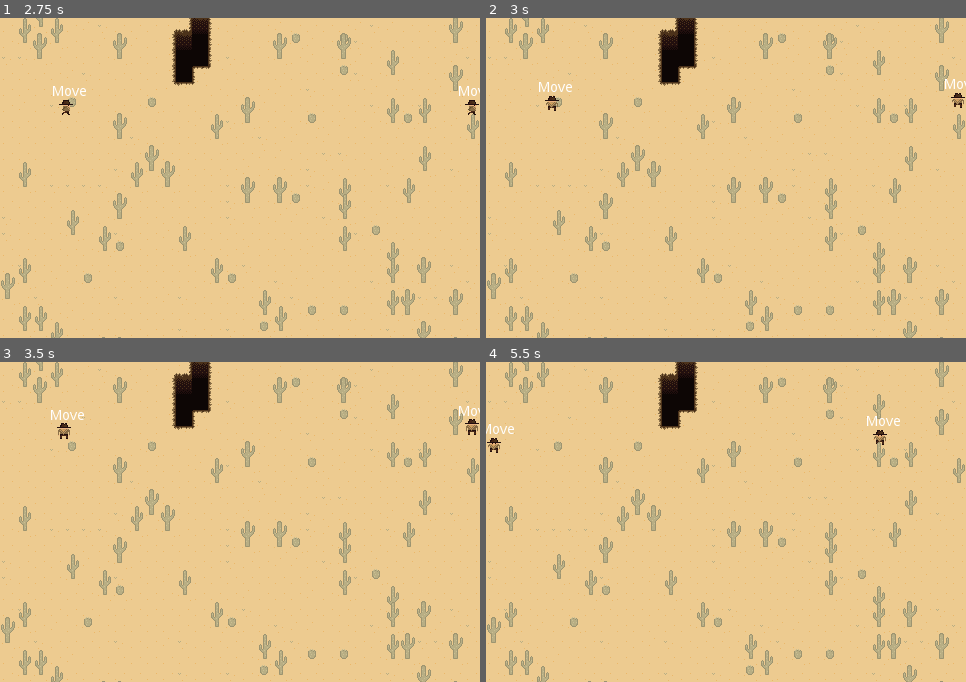
Above: before the commit, frames 1-4 (two rows, left to right).
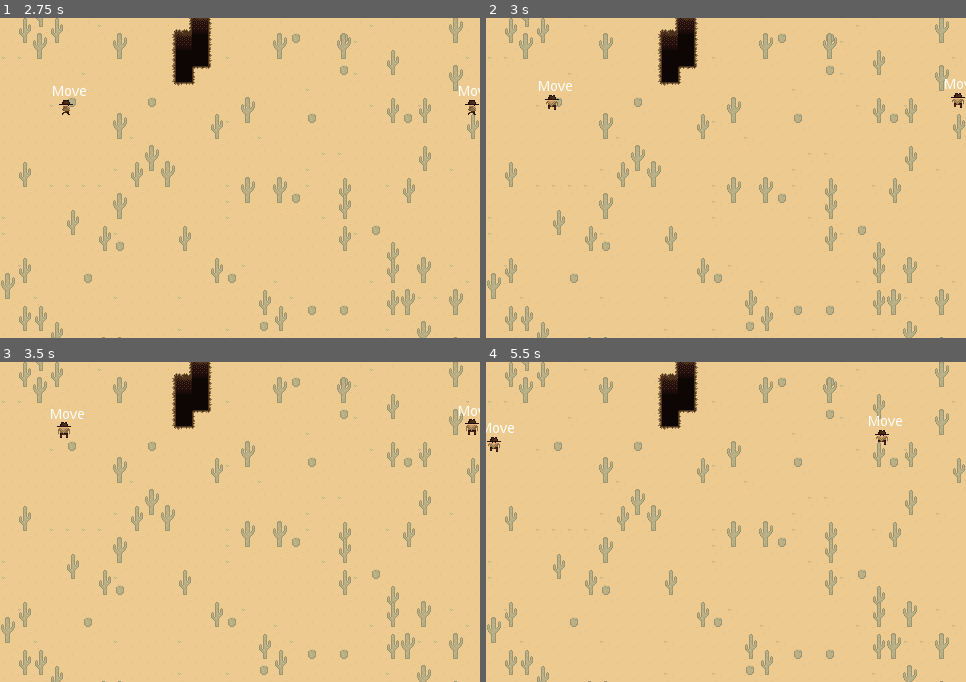
Above: after the commit, the same moments.

Repository: mikahimself/gun-fighters
Game: Godot game, scene res://scenes/World.tscn
Same seed, same stepped clock (60 frames per second), same inputs: the game is played once before the commit and once after it.
Inputs:
- Up to frame 1 (2.75 s): tap Enter at 0.5 s; hold Right (move_right) 0.53-1.28 s; hold R (draw_roads) 0.53-1.28 s; hold Down (move_down) 1.28-2.03 s; tap M (move_dash) at 1.35 s; hold Right (move_right) from 2.03 s (still down); hold 1 (simulate_damage) from 2.03 s (still down)
- Up to frame 2 (3 s): release Right (move_right) at 2.78 s; release 1 (simulate_damage) at 2.78 s; hold Up (move_up) from 2.78 s (still down); tap R (draw_roads) at 2.85 s
- Up to frame 3 (3.5 s): keep holding Up (move_up)
- Up to frame 4 (5.5 s): release Up (move_up) at 3.53 s; hold M (move_dash) 3.53-4.28 s; hold Left (move_left) 3.53-5.03 s; tap 1 (simulate_damage) at 4.35 s; hold Down (move_down) from 5.03 s (still down); hold R (draw_roads) from 5.03 s (still down)

Frame 1 is identical in both runs. In frame 2, 0.1% of the frame differs, in the area x 11-18%, y 19-30%; in frame 3, 0.2%; in frame 4, 0.4%, in the area x 0-87%, y 16-29%.

Commit message:
Fix ledge detection

Diff:
--- a/scenes/Player.tscn
+++ b/scenes/Player.tscn
@@ -8,9 +8,10 @@
 [ext_resource path="res://scripts/OnLedge.gd" type="Script" id=6]
 [ext_resource path="res://scripts/Dash.gd" type="Script" id=7]
 [ext_resource path="res://scripts/Fall.gd" type="Script" id=8]
+[ext_resource path="res://sprites/dot.png" type="Texture" id=9]
 
 [sub_resource type="CapsuleShape2D" id=1]
-radius = 2.0
+radius = 1.58353
 height = 4.0
 
 [sub_resource type="Animation" id=2]
@@ -378,7 +379,7 @@
 frame = 40
 
 [node name="CollisionShape2D" type="CollisionShape2D" parent="."]
-position = Vector2( 0, 5.5 )
+position = Vector2( -0.0835218, 6.30738 )
 rotation = 1.5708
 shape = SubResource( 1 )
 
@@ -414,30 +415,28 @@
 [node name="Rays" type="Node2D" parent="."]
 
 [node name="RayUp" type="RayCast2D" parent="Rays"]
-position = Vector2( 0, 7.5 )
+position = Vector2( 0, 5 )
 enabled = true
 cast_to = Vector2( 0, -4 )
 collision_mask = 2
 collide_with_areas = true
 
 [node name="RayLeft" type="RayCast2D" parent="Rays"]
-visible = false
-position = Vector2( 4, 6 )
+position = Vector2( -0.5, 6.25 )
 enabled = true
 cast_to = Vector2( -8, 0 )
 collision_mask = 2
 collide_with_areas = true
 
 [node name="RayDown" type="RayCast2D" parent="Rays"]
-position = Vector2( 0, 3.5 )
+position = Vector2( 0, 7.5 )
 enabled = true
 cast_to = Vector2( 0, 4 )
 collision_mask = 2
 collide_with_areas = true
 
 [node name="RayRight" type="RayCast2D" parent="Rays"]
-visible = false
-position = Vector2( -4, 6 )
+position = Vector2( 0.5, 6.25 )
 enabled = true
 cast_to = Vector2( 8, 0 )
 collision_mask = 2
@@ -455,3 +454,8 @@
 anims/Walk_Left = SubResource( 10 )
 anims/Walk_Right = SubResource( 11 )
 anims/Walk_Up = SubResource( 12 )
+
+[node name="PositionDot" type="Sprite" parent="."]
+visible = false
+texture = ExtResource( 9 )
+offset = Vector2( 0, 6 )
--- a/scripts/Idle.gd
+++ b/scripts/Idle.gd
@@ -21,13 +21,18 @@
 	check_ledge()
 
 func check_ledge() -> bool:
-	var rays = owner.rays
-	var colliding_rays = []
-	for ray in rays:
-		if ray.is_colliding():
-			colliding_rays.append(ray.name)
-	if (colliding_rays.size() > 0):
-		state_machine.transition_to("OnLedge", { "rays": colliding_rays} )
+	var offset = 5
+	var positions = [owner.position + Vector2(-offset,  6),
+										owner.position + Vector2(offset,  6),
+										owner.position + Vector2(0, -offset + 6),
+										owner.position + Vector2(0,  offset + 6)]
+	var edges = []
+	for x in positions.size():
+		var map_pos = owner.tilemap.world_to_map(positions[x])
+		if owner.tilemap.get_cell(map_pos.x, map_pos.y) == -1:
+			edges.append(x)
+	if (edges.size() > 0):
+		state_machine.transition_to("OnLedge", { "edges": edges} )
 		return true
 	return false
 
--- a/scripts/Move.gd
+++ b/scripts/Move.gd
@@ -11,6 +11,7 @@
 	if Input.is_action_pressed("move_dash") and owner.canDash:
 		state_machine.transition_to("Dash");
 	owner.facing = input_direction
+	owner.previous_direction = input_direction
 	var vel = calculate_velocity(delta, input_direction)
 	owner.move_and_slide(vel)
 	for i in owner.get_slide_count():
--- a/scripts/OnLedge.gd
+++ b/scripts/OnLedge.gd
@@ -1,8 +1,8 @@
 extends "res://scripts/Motion.gd"
 
 func enter(_msg := {}) -> void:
-	print("Ledge")
-	set_animation(_msg["rays"])
+	print("Ledge. Rays: ", _msg["edges"].size())
+	set_animation(_msg["edges"])
 
 
 # Declare member variables here. Examples:
@@ -13,42 +13,15 @@
 	if input_direction:
 		state_machine.transition_to("Move")
 		return
-	if not check_ledge():
-		state_machine.transition_to("Idle")
-		return
 
-func check_ledge() -> bool:
-	var rays = owner.rays
-	var colliding_rays = []
-	for ray in rays:
-		if ray.is_colliding():
-			colliding_rays.append(ray.name)
-	if (colliding_rays.size() > 0):
-		state_machine.transition_to("OnLedge", { "rays": colliding_rays} )
-		return true
-	return false
+func set_animation(edges) -> void:
 
-func set_animation(rays) -> void:
-	if (owner.facing.x == 1):
-		if ("RayRight" in rays):
+	for edge in edges:
+		if edge == 0:
+			owner.play_animation("Ledge-Left")
+		elif edge == 1:
 			owner.play_animation("Ledge-Right")
-	if (owner.facing.x == -1):
-		if ("RayLeft" in rays):
-			owner.play_animation("Ledge-Left")
-	if (owner.facing.y == -1):
-		if ("RayUp" in rays):
+		elif edge == 2:
 			owner.play_animation("Ledge-Up")
-	if (owner.facing.y == 1):
-		if ("RayDown" in rays):
+		elif edge == 3:
 			owner.play_animation("Ledge-Down")
-
-	#print (rays)
-	# if (ray == "RayUp" && owner.facing.y != 1):
-	# 	owner.play_animation("Ledge-Up")
-	# if (ray == "RayDown" && owner.facing.y != -1):
-	# 	owner.play_animation("Ledge-Down")
-	# if (ray == "RayRight"):
-
-	# 	owner.play_animation("Ledge-Right")
-	# if (ray == "RayLeft"):
-	# 	owner.play_animation("Ledge-Left")
--- a/scripts/Player.gd
+++ b/scripts/Player.gd
@@ -5,12 +5,14 @@
 var dash_speed = 100
 var speed = 0
 var facing := Vector2(1, 0)
+var previous_direction: Vector2
 var acceleration = 0.5
 var canDash = true
 var tilemap: TileMap
 var initial_position
 var offset_x = 32
 var offset_y = 16
+var tilepos
 
 onready var state_label = $StateLabel
 onready var rays = $Rays.get_children()
@@ -35,7 +37,7 @@
 		position.y = 8 + offset_y
 
 func _physics_process(delta: float) -> void:
-	pass
+	tilepos = tilemap.world_to_map(position)
 
 func play_animation(animation: String) -> void:
 	$AnimationPlayer.play(animation)
Not shown: 1 places in scenes/Player.tscn that only renumber resources
Binary file changed: sprites/character.png
Binary file added: sprites/dot.png
Not shown, added: sprites/dot.png.import
Not shown, changed: sprites/character.psd
